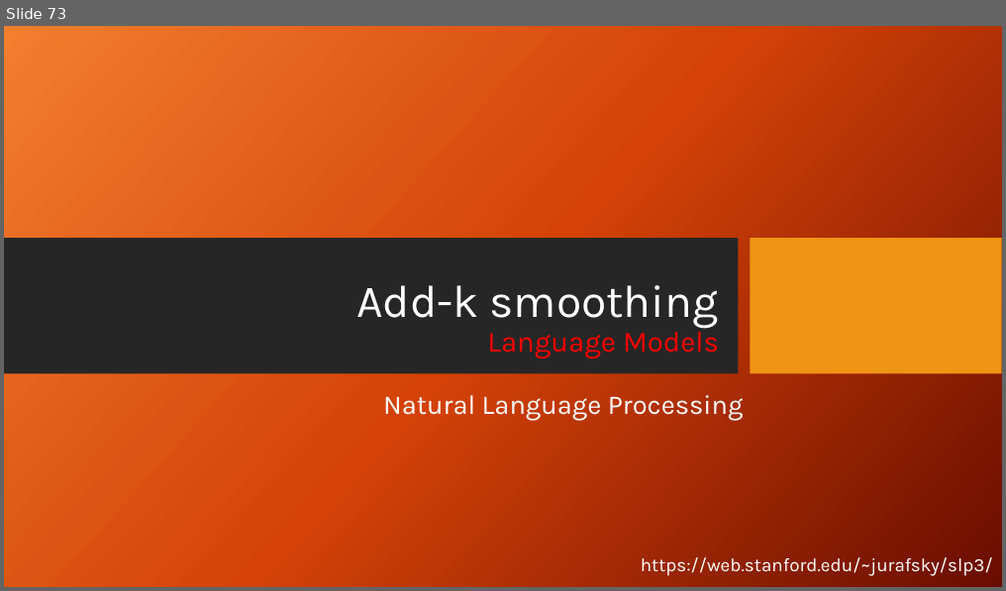
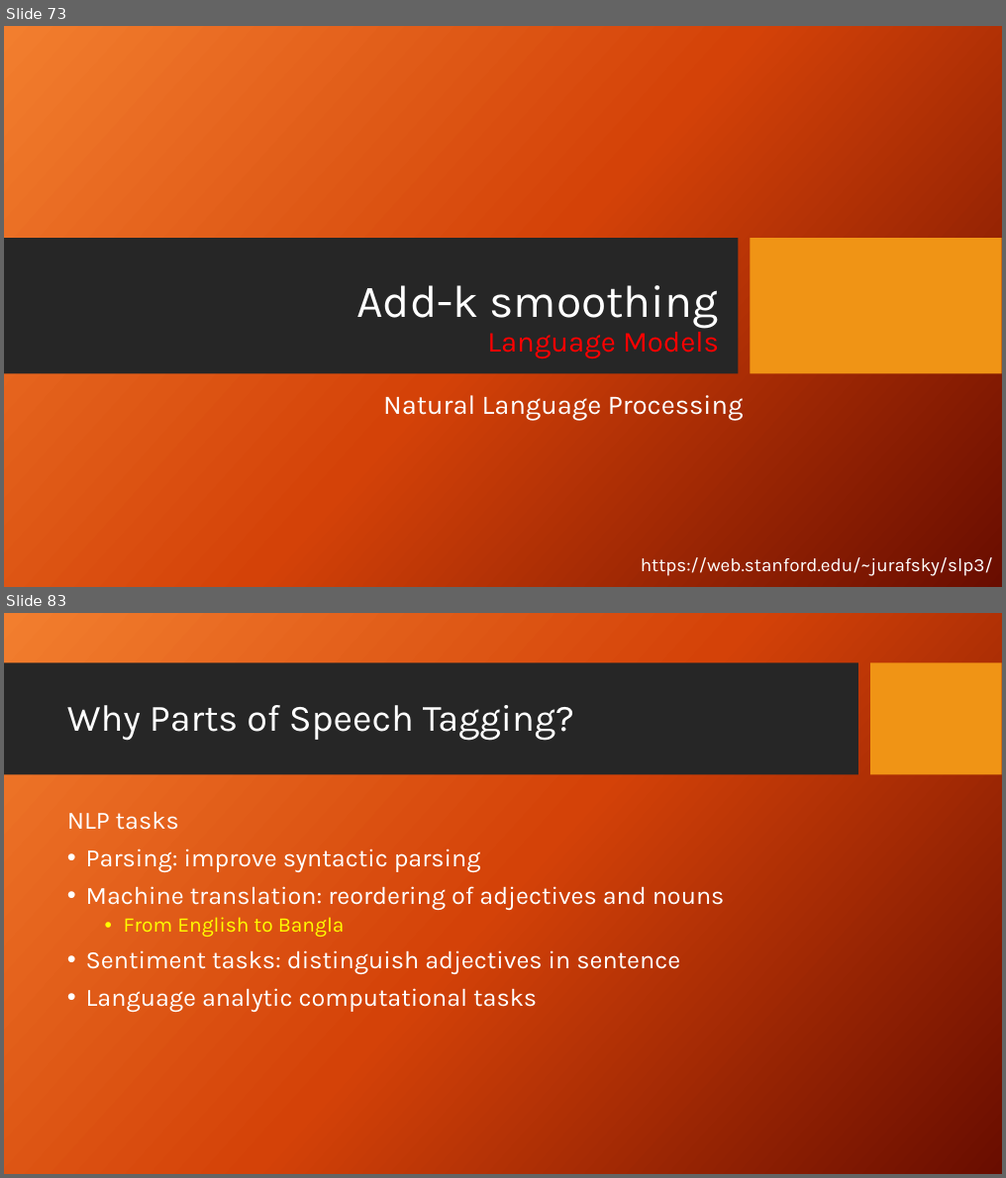
Before and after one commit to FaisalAhmedBijoy/Natural-Language-Processing-with-Python, a slide deck: docs/NLP_bangla_tutorial.pptx. Shown one above the other, each under a label of ours: slide 73 before the commit, slides 73 and 83 after it; the slides between them are not shown. The pictures are 1006x591 and 1006x1178 pixels, drawn with LibreOffice and Linux fonts; fonts in the diff are those of the drawing; background and template pictures are left out. Boxes give left, top, right and bottom in pixels: in the first picture for what was removed or moved away, otherwise in the second. Text is boxed around its words. In the diff, an @@ line names an element or a change of style, - is before the commit and + after.

```diff
--- a/docs/NLP_bangla_tutorial.pptx
+++ b/docs/NLP_bangla_tutorial.pptx
@@ slide 83 added at (4,613,1002,1174), background picture (left out) @@
@@ rectangle added at (4,663,858,775), fill #262626 @@
@@ rectangle added at (871,663,1002,775), fill #F09415 @@
@@ title added at (67,705,574,740), 36 pt, text #FFFFFF @@
+Why Parts of Speech Tagging?
@@ text added at (67,812,725,1012), 24 pt, text #FFFFFF @@
+NLP tasks
+• Parsing: improve syntactic parsing
+• Machine translation: reordering of adjectives and nouns
+  • From English to Bangla
+• Sentiment tasks: distinguish adjectives in sentence
+• Language analytic computational tasks
```
Also in this commit, not shown: 11 other slides added, 1 slide removed.
